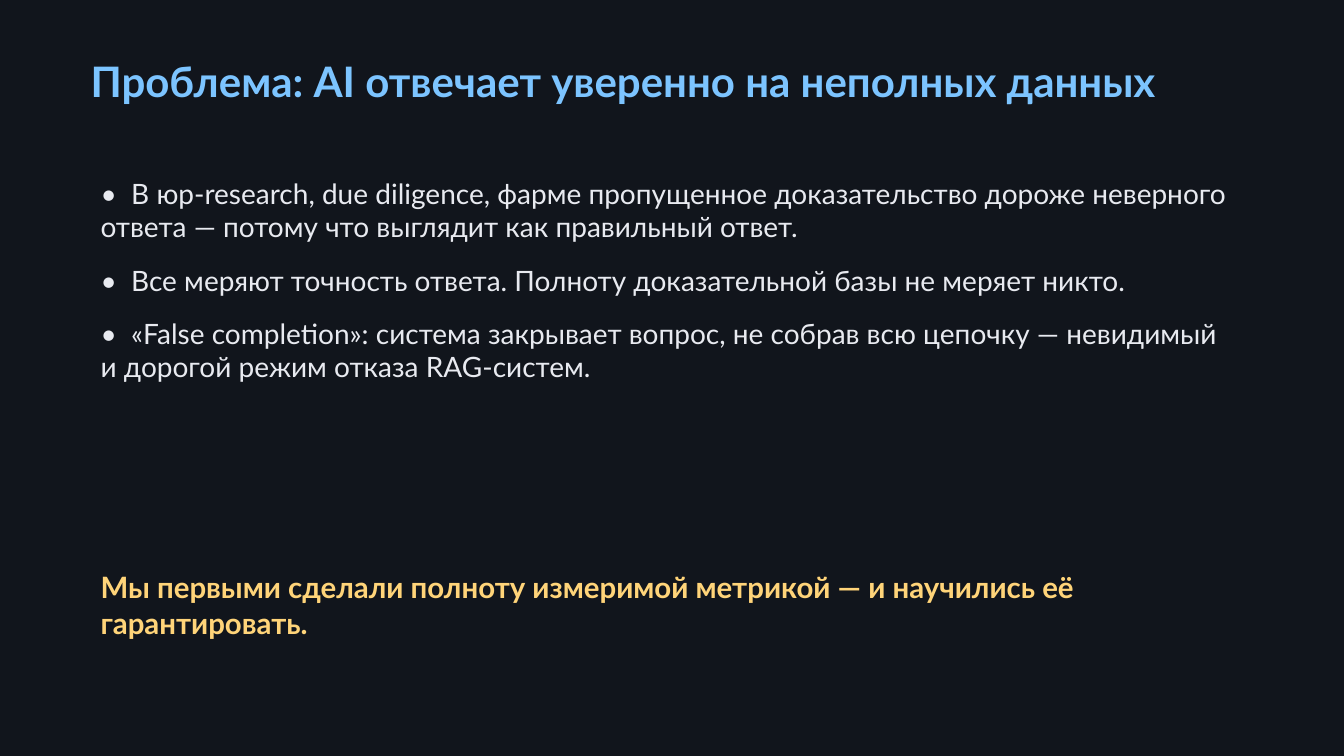
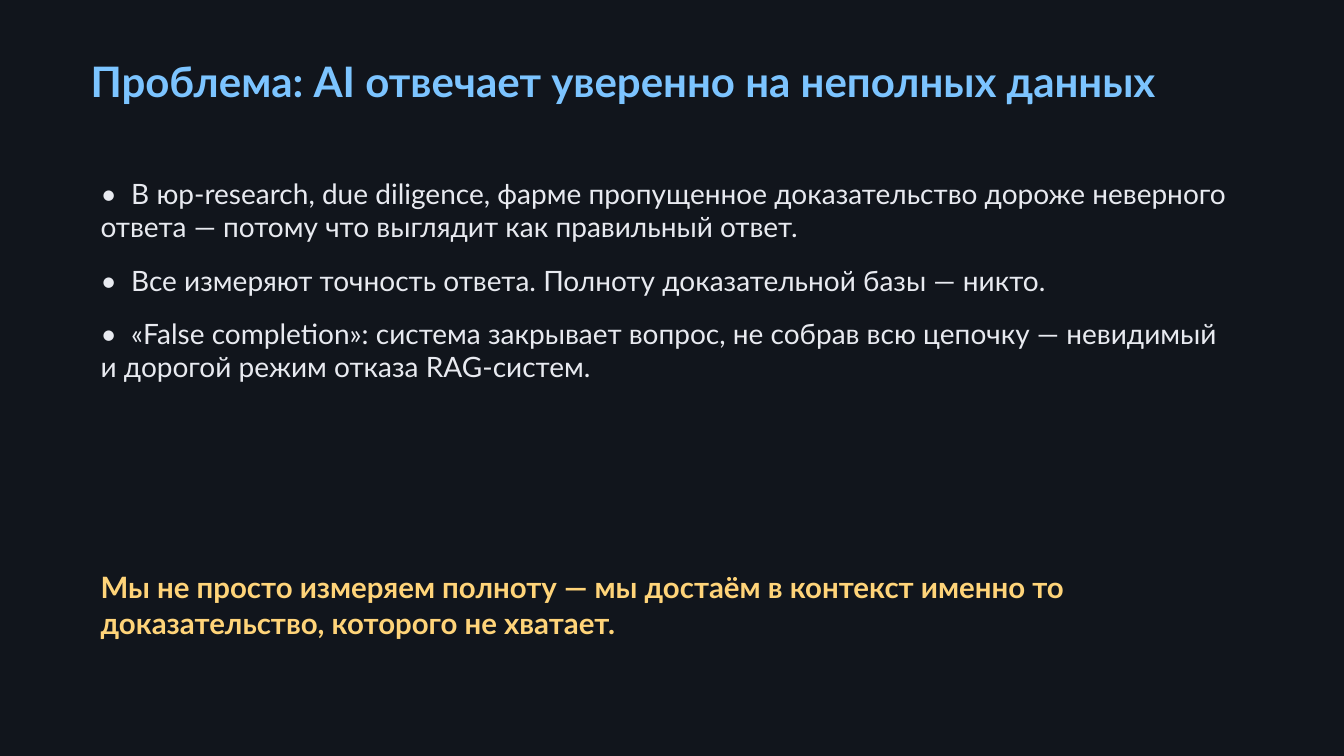
Before and after one commit to FD-AX/GraphRLM, a slide deck: slide 2 of docs/graphrlm_pitch.pptx. Drawn at 1344x756 pixels with LibreOffice and Linux fonts; fonts in the diff are those of the drawing. Boxes give left, top, right and bottom in pixels: in the first picture for what was removed or moved away, otherwise in the second. Text is boxed around its words. In the diff, an @@ line names an element or a change of style, - is before the commit and + after.

```diff
--- a/docs/graphrlm_pitch.pptx
+++ b/docs/graphrlm_pitch.pptx
@@ text at box(131, 271, 1046, 296): text changed @@
-• Все меряют точность ответа. Полноту доказательной базы не меряет никто.
+• Все измеряют точность ответа. Полноту доказательной базы — никто.
@@ text at box(101, 576, 1064, 639): text changed @@
-Мы первыми сделали полноту измеримой метрикой — и научились её гарантировать.
+Мы не просто измеряем полноту — мы достаём в контекст именно то доказательство, которого не хватает.
```
Also in this commit, not shown: 2 other slides changed, 1 other file.
